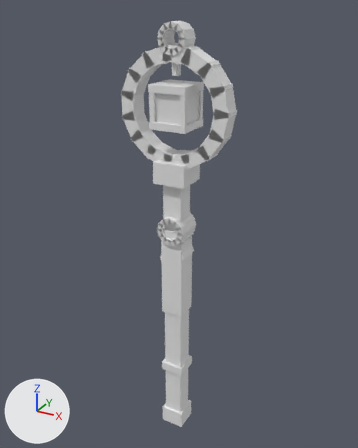
A saved change to the OBJ model src/main/resources/assets/ashbound/models/mesh/incense_staff.obj.
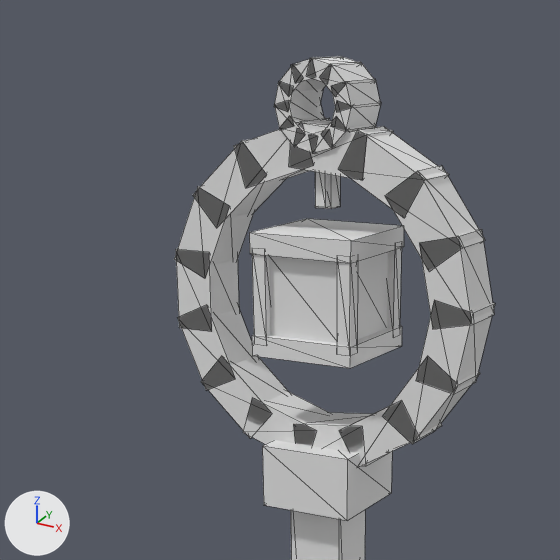
Old and new are each drawn whole from a 50 mm lens placed at (1.933, -3.076, 2.029), pointed at (0.476, -0.427, 0.704) and again close up on the part from 16% to 73% of the width and 0% to 45% of the height. Lighting does not change. The marker at lower left points along +X, +Y and +Z. The last two pictures show the newer version. The close-ups show mesh edges as thin lines. Where no turn or scale is listed for an object, it has been applied to the vertices.

The first close-up shows 'incense_staff'.
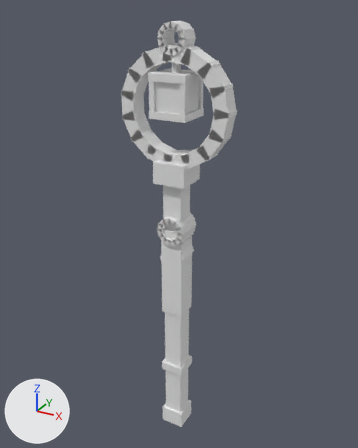
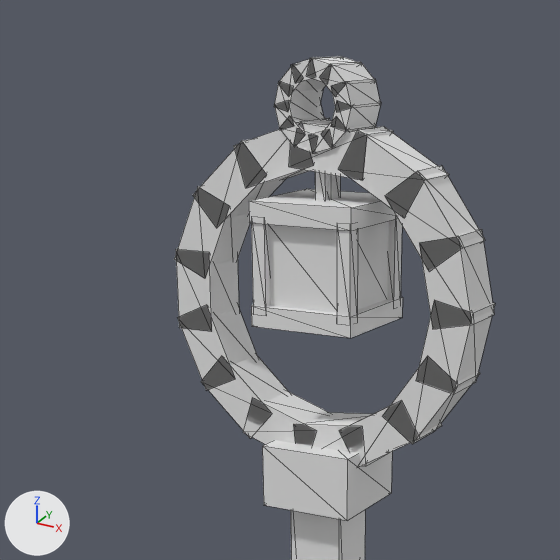
What the commit changed:
me_incense_staff has 456 vertices, 684 faces and spans x 0.15..0.86, y -0.62..-0.38, z -0.9..1.95.
me_incense_staff is used by ob_incense_staff; location (0.0, 0.0, 0.0).
me_incense_staff part 1: the loose piece of 8 vertices spanning x 0.38..0.62, y -0.62..-0.38, z 1.37..1.41 is moved by (0.0, 0.0, 0.06).
me_incense_staff part 2: the loose piece of 8 vertices spanning x 0.38..0.62, y -0.62..-0.38, z 1.58..1.62 is moved by (0.0, 0.0, 0.06).
me_incense_staff part 3: the loose piece of 8 vertices spanning x 0.38..0.42, y -0.62..-0.58, z 1.39..1.59 is moved by (0.0, 0.0, 0.06).
me_incense_staff part 4: the loose piece of 8 vertices spanning x 0.58..0.62, y -0.42..-0.38, z 1.39..1.59 is moved by (0.0, 0.0, 0.06).
me_incense_staff part 5: the loose piece of 8 vertices spanning x 0.58..0.62, y -0.62..-0.58, z 1.39..1.59 is moved by (0.0, 0.0, 0.06).
me_incense_staff part 6: the loose piece of 8 vertices spanning x 0.4..0.6, y -0.6..-0.4, z 1.39..1.59 is moved by (0.0, 0.0, 0.06).

Changed parts and their boxes [x1, y1, x2, y2] in the close-ups (560 x 560 px; the box of a moved part takes in the faces that stretch with it):
part 1 of me_incense_staff, moved or reshaped: before [252, 326, 402, 368]; after [251, 297, 403, 338]
part 2 of me_incense_staff, moved or reshaped: before [249, 219, 404, 263]; after [249, 189, 397, 231]
part 3 of me_incense_staff, moved or reshaped: before [252, 254, 270, 337]; after [251, 223, 270, 307]
part 4 of me_incense_staff, moved or reshaped: before [387, 248, 402, 329]; after [388, 218, 402, 300]
part 5 of me_incense_staff, moved or reshaped: before [337, 261, 358, 347]; after [337, 229, 358, 316]
part 6 of me_incense_staff, moved or reshaped: before [269, 252, 388, 343]; after [268, 221, 389, 313]
